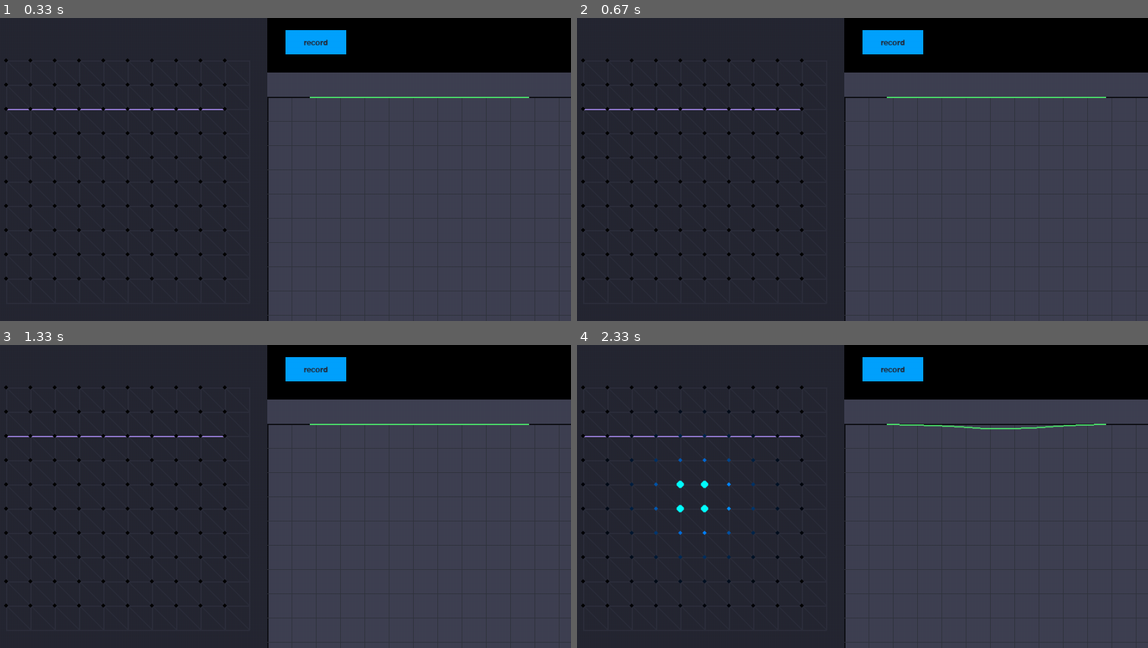
Above: before the commit, frames 1-4 (two rows, left to right).
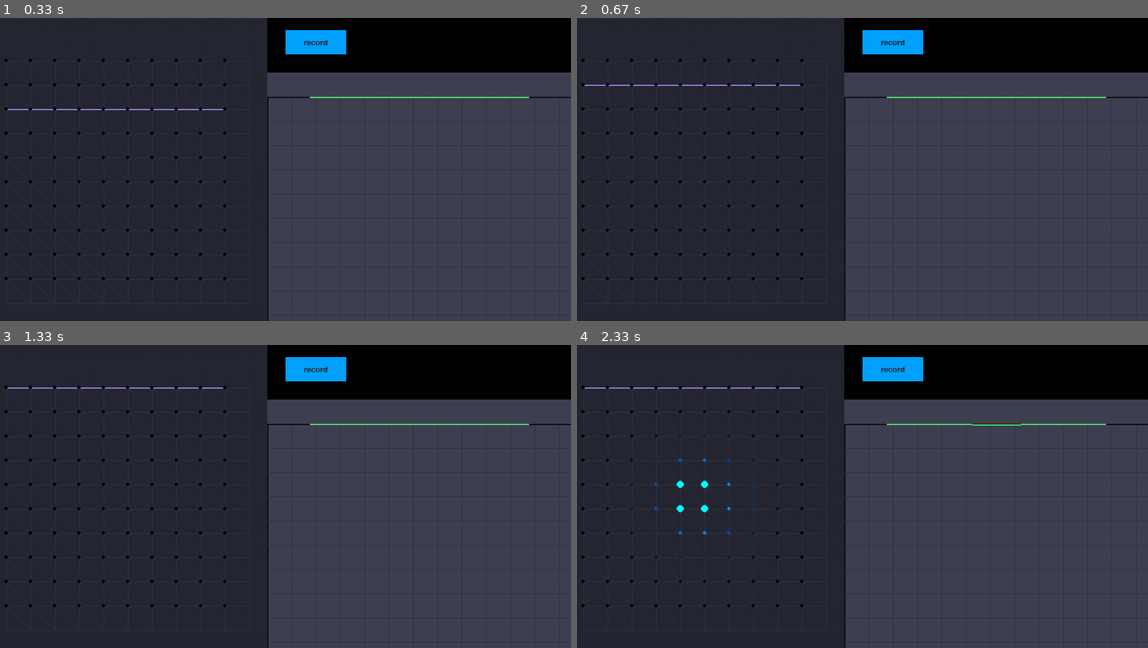
Above: after the commit, the same moments.

Repository: mmmmaja/MARBLE
Game: pygame game, started from pygame_model/main.py
Two runs of this game, one before a commit and one after it. Both use one fixed random seed, a clock stepped at 60 frames per second and the inputs below.
Inputs (mouse positions are in pixels of both pictures, inside the frame that each line leads up to):
- Up to frame 1 (0.33 s): no input
- Up to frame 2 (0.67 s): hold Space from 0.33 s (still down); hold Up from 0.33 s (still down)
- Up to frame 3 (1.33 s): release Space at 0.8 s; release Up at 0.8 s; hold Up 0.83-1.3 s
- Up to frame 4 (2.33 s): hold Down 1.33-1.63 s; hold Up 1.67-2.03 s; click (696, 499) at 2.12 s

Frame 1 is identical in both runs. In frame 2, 0.3% of the frame differs, in the area x 1-40%, y 22-31%; in frame 3, 0.3%; in frame 4, 0.6%, in the area x 1-91%, y 14-31%.

Commit message:
merged(?)

Diff:
--- a/pygame_model/main.py
+++ b/pygame_model/main.py
@@ -165,6 +165,12 @@
                 if event.key == pygame.K_SPACE:
                     self.sensor_mesh.get_values()
 
+                # Change the index of the line shown on the cross-section with the arrows
+                if event.key == pygame.K_UP:
+                    self.LINE_INDEX = max(self.LINE_INDEX - 1, 0)
+                if event.key == pygame.K_DOWN:
+                    self.LINE_INDEX = min(self.LINE_INDEX + 1, self.sensor_mesh.height - 1)
+
     def display_presses(self):
         self.update()
         for shape in self.presses:
@@ -182,3 +188,9 @@
     stimuli=stimulis.Sphere(DeformationFunction(), UNIT)
 )
 display.run()
+
+
+"""
+add slider
+smooth out the function
+"""
--- a/pygame_model/mesh.py
+++ b/pygame_model/mesh.py
@@ -93,7 +93,7 @@
     def get_points_along_X(self, X):
         sensor_line = []
         for i in range(self.height):
-            index = i * self.width + 2
+            index = i * self.width + X
             sensor_line.append(self.SENSOR_ARRAY[index])
         return sensor_line
 
